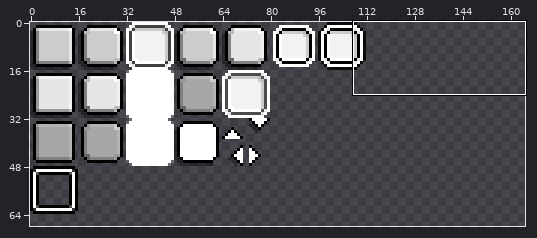
Edited in one commit: pixel-art file (aseprite/widget.aseprite). Above: a wide view before the commit, with the close-up outlined.
Close-up. Before:
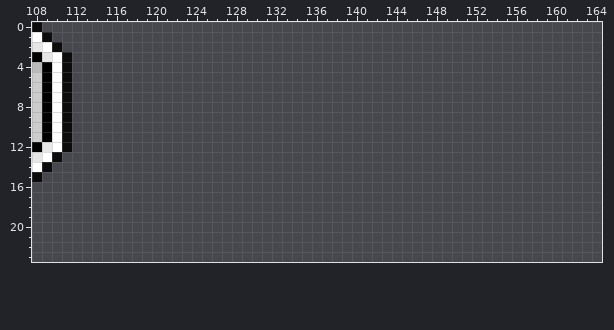
256x256 pixels, 1 frame. Pixels under 10% opacity are left out. Colours within 5 levels of each other are drawn and written as one. Shown: x 108..164, y 0..23. The wide view leaves out empty margins.
After:
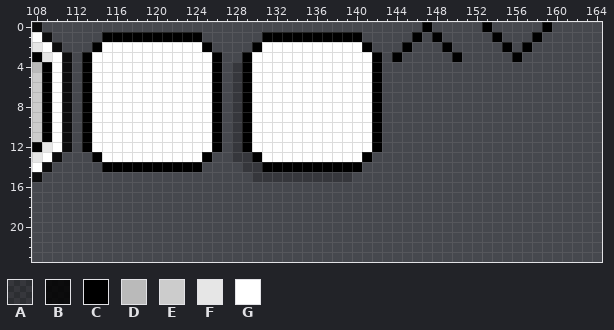
Palette (. is transparent): A #0000003c  B #000000d5  C #000000  D #bababa  E #cccccc  F #e6e6e6  G #ffffff
Changes in this commit:
layer "dropmenu/bg" added
layer "dropmenu/bg2" added
layer "dropmenu/arrow" added
--- layers "dropmenu/arrow", "dropmenu/bg2", "dropmenu/bg"
@@ x 108..164 @@
- 0 B........................................................
- 1 GB.......................................................
- 2 FGB......................................................
- 3 CFGB.....................................................
- 4 DCGB.....................................................
- 5 ECGB.....................................................
- 6 ECGB.....................................................
- 7 ECGB.....................................................
- 8 ECGB.....................................................
- 9 ECGB.....................................................
-10 ECGB.....................................................
-11 ECGB.....................................................
-12 CFGB.....................................................
-13 FGB......................................................
-14 GB.......................................................
-15 B........................................................
+ 0 B......................................C.....C.....C.....
+ 1 GB.....CCCCCCCCCC......CCCCCCCCCC.....C.C.....C...C......
+ 2 FGB...CGGGGGGGGGGC....CGGGGGGGGGGC...C...C.....C.C.......
+ 3 CFGB.CGGGGGGGGGGGGC..CGGGGGGGGGGGGC.C.....C.....C........
+ 4 DCGB.CGGGGGGGGGGGGC.ACGGGGGGGGGGGGC......................
+ 5 ECGB.CGGGGGGGGGGGGC.ACGGGGGGGGGGGGC......................
+ 6 ECGB.CGGGGGGGGGGGGC.ACGGGGGGGGGGGGC......................
+ 7 ECGB.CGGGGGGGGGGGGC.ACGGGGGGGGGGGGC......................
+ 8 ECGB.CGGGGGGGGGGGGC.ACGGGGGGGGGGGGC......................
+ 9 ECGB.CGGGGGGGGGGGGC.ACGGGGGGGGGGGGC......................
+10 ECGB.CGGGGGGGGGGGGC.ACGGGGGGGGGGGGC......................
+11 ECGB.CGGGGGGGGGGGGC.ACGGGGGGGGGGGGC......................
+12 CFGB.CGGGGGGGGGGGGC.ACGGGGGGGGGGGGC......................
+13 FGB...CGGGGGGGGGGC..AACGGGGGGGGGGC.......................
+14 GB.....CCCCCCCCCC....AACCCCCCCCCC........................
+15 B.....................AAAAAAAAAA.........................
 16 .........................................................
